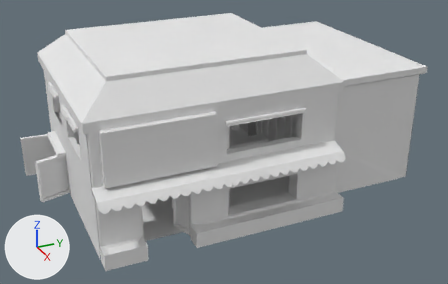
A saved change to the Blender file Brains/Assets/Blender/Pizza Parlor/PizzaParlorApart.blend.
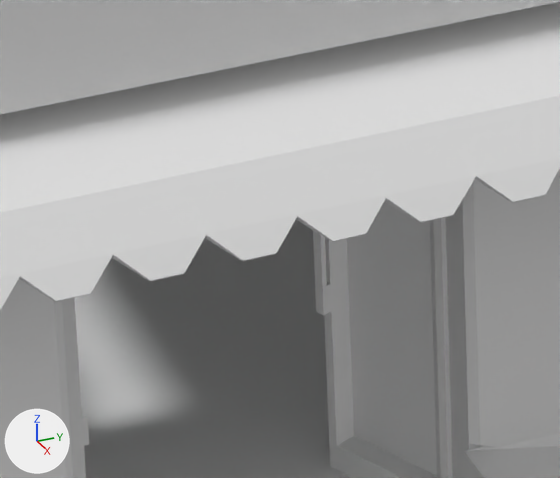
Old and new are each drawn whole from a 50 mm camera at (58.0, -24.7, 40.5) aimed at (-12.7, 7.1, 5.1) and again close up on the part from 30% to 45% of the width and 59% to 80% of the height. Every picture has the same lights, and +X, +Y and +Z are marked at lower left.

Script lines for the objects in view, before the commit:
```python
me_cube_008 = bpy.data.meshes.new('Cube.008')
me_cube_008.from_pydata(...)  # 202 vertices, 143 faces; spans x -1.0..1.61, y -1.0..1.0, z -1.0..1.0
me_cube_019 = bpy.data.meshes.new('Cube.019')
me_cube_019.from_pydata(...)  # 122 vertices, 65 faces; spans x -19.7..15.7, y -16.8..11.5, z -4.9..5.1
me_cube_019.materials.append(mat_material)  # its picture is missing
# before: 0 (-7.3, -16.8, 0.0), 1 (-7.3, -16.8, -4.8), 2 (-7.3, 11.5, -4.8), 9 (-14.1, -16.8, 0.0), 13 (-14.1, -16.8, -4.9)
# before: 20 (-7.3, -2.7, 0.2), 21 (-14.1, -2.7, 0.2), 23 (-10.7, -2.7, 0.2), 48 (-7.3, -16.8, -2.4), 49 (-7.3, -16.8, -3.6)
# before: 50 (-7.3, -16.8, -1.2), 107 (-7.3, 10.0, 0.0), 108 (-7.4, 11.5, 0.0), 110 (-14.1, 10.0, 0.0), 113 (-14.0, 11.5, 0.0)
# before: 115 (-14.1, 10.0, -4.9), 116 (-7.3, 10.0, -2.4) at pixel (465, 335), 119 (-7.3, 10.0, -1.2) at pixel (463, 224), 120 (-7.3, 10.0, -3.6) at pixel (468, 443)
me_cube_028 = bpy.data.meshes.new('Cube.028')
me_cube_028.from_pydata(...)  # 196 vertices, 114 faces; spans x -53.3..10.0, y -27.9..15.3, z -0.5..0.6
me_cube_028.materials.append(mat_material)  # its picture is missing
ob_parlor_door = bpy.data.objects.new('Parlor Door', me_cube_008)
ob_parlor_door.location = (0.0, 0.0, 0.0)
ob_parlor_door.delta_location = (-2.975, -8.285, 3.017)
ob_parlor_door.delta_rotation_euler = (0.0, 0.0, 1.509)
ob_parlor_door.delta_scale = (0.312, 1.2, 3.793)
ob_parlor_flaps = bpy.data.objects.new('Parlor Flaps', me_cube_028)
ob_parlor_flaps.location = (0.0, 0.0, 0.0)
ob_parlor_flaps.delta_location = (-0.0545, 11.65, 6.932)
ob_parlor_flaps.delta_rotation_euler = (0.0, 0.0, 1.571)
ob_parlor_flaps.delta_scale = (0.471, -0.0706, 1.555)
ob_parlor_wall_front_extirior = bpy.data.objects.new('Parlor wall front extirior', me_cube_019)
ob_parlor_wall_front_extirior.location = (0.0, 0.0, 0.0)
ob_parlor_wall_front_extirior.delta_location = (-1.75, 3.983, 6.683)
ob_parlor_wall_front_extirior.delta_rotation_euler = (0.0, 0.0, 1.571)
ob_parlor_wall_front_extirior.delta_scale = (0.879, -0.0706, 1.555)
# also in view: 'Parlor rimming' at (-15.4, 2.0, 7.2); 'Parlor flaps' at (-0.5, 2.8, 7.0); 'Parlor flower blocks' at (0.0, 2.2, 0.0); 'Parlor sign' at (-1.7, -5.5, 11.3); 'Parlor Floor' at (-15.9, 2.1, -0.7)
```
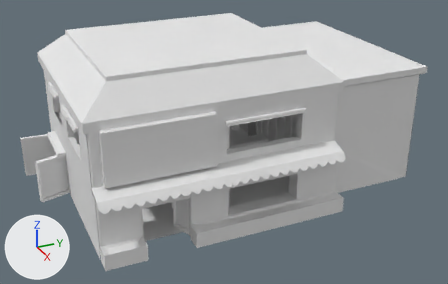
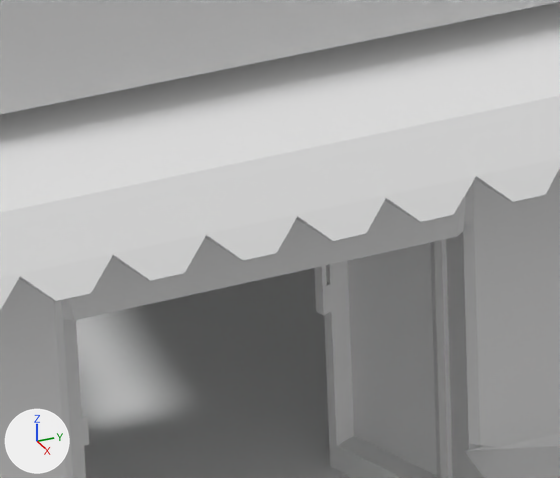
Boxes [x1, y1, x2, y2] around the edits, measured in the close-ups (560 x 478 px; the box of a moved part takes in the faces that stretch with it):
part 1 of me_cube_019, moved or reshaped: [54, 182, 474, 478] in both

Patch to the scene script:
```diff
--- a/Brains/Assets/Blender/Pizza Parlor/PizzaParlorApart.blend.py
+++ b/Brains/Assets/Blender/Pizza Parlor/PizzaParlorApart.blend.py
@@ me_cube_019 @@
 me_cube_019.from_pydata(...)  # 122 vertices, 65 faces; spans x -19.7..15.7, y -16.8..11.5, z -4.9..5.1
 # used by ob_parlor_wall_front_extirior; location = (0.0, 0.0, 0.0); delta_location = (-1.75, 3.983, 6.683); delta_rotation_euler = (0.0, 0.0, 1.571); delta_scale = (0.879, -0.0706, 1.555)
 # verts and faces of me_cube_019; kept vertices keep their numbers, new ones are numbered from 122
+# me_cube_019 part 1
+delete_vertices([0, 9])  # with the faces that use them
+for i in [107, 108, 110, 113]: verts[i] += (0.0, 0.0, -1.3)
+verts[122] = (-7.3, -4.2, -1.3)
+verts[123] = (-14.1, -4.2, -1.3)
+faces += [(107, 122, 123, 110, 113, 108), (13, 115, 110, 123), (1, 49, 48, 50, 122, 107, 119, 116, 120, 2), (20, 23, 21, 123, 122)]
 me_cube_019.materials.append(mat_material)
```
